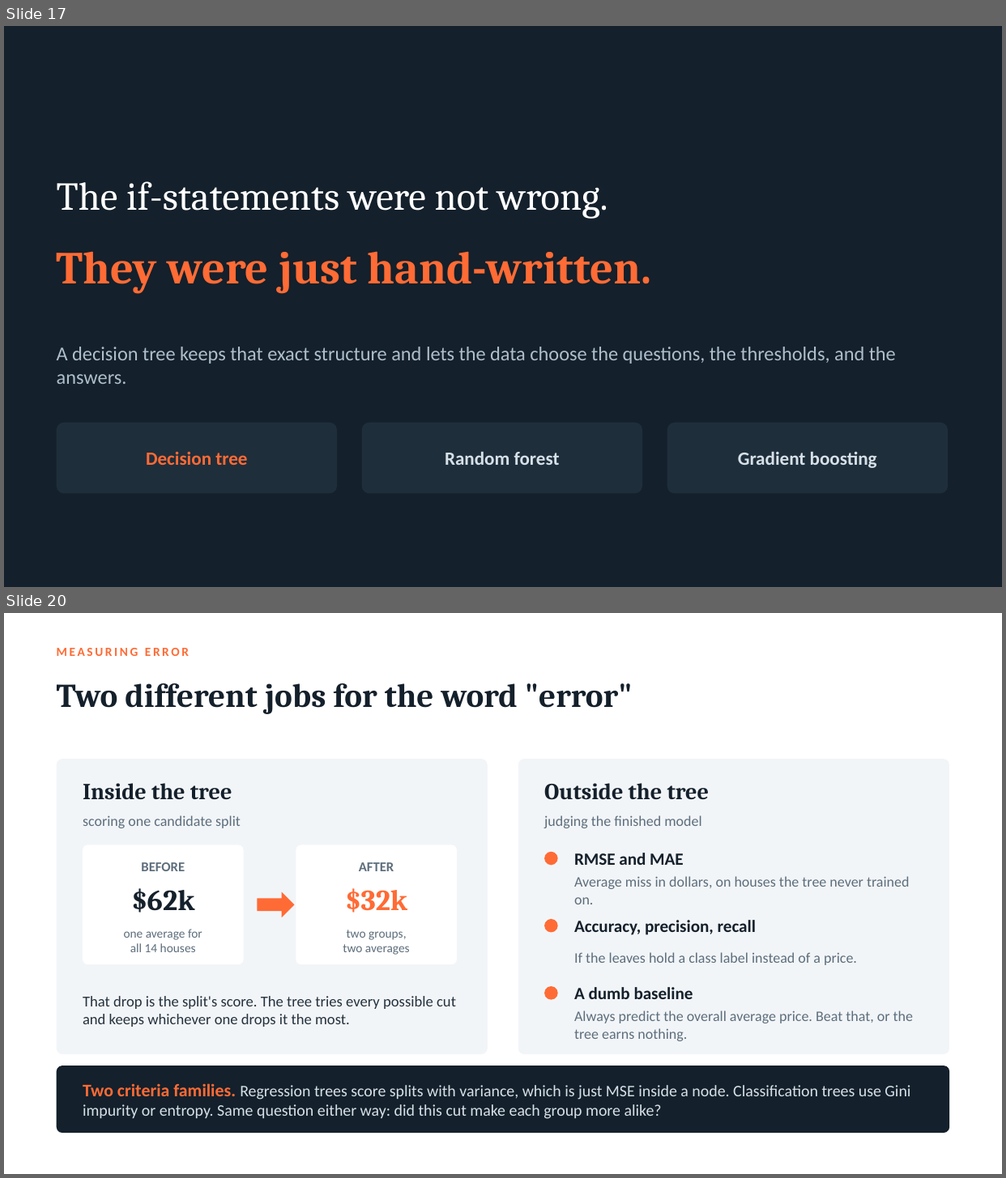
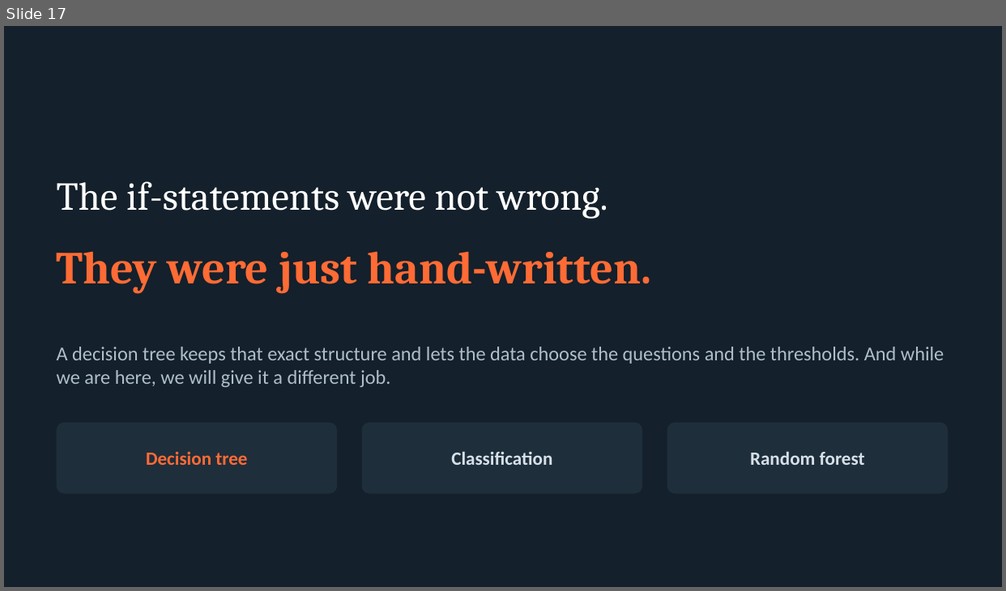
Before and after one commit to UPJ-CS-Club/MM-ml-oct-2026, a slide deck: slides.pptx. Shown one above the other, each under a label of ours: slides 17 and 20 before the commit, slide 17 after it; the slides between them are not shown. The pictures are 1006x1178 and 1006x591 pixels, drawn with LibreOffice and Linux fonts; fonts in the diff are those of the drawing. Boxes give left, top, right and bottom in pixels: in the first picture for what was removed or moved away, otherwise in the second. Text is boxed around its words. In the diff, an @@ line names an element or a change of style, - is before the commit and + after.

```diff
--- a/slides.pptx
+++ b/slides.pptx
@@ slide 20 removed at [4, 613, 1002, 1174], background #FFFFFF @@
@@ text removed at [57, 648, 189, 656] @@
-MEASURING ERROR
@@ text removed at [57, 683, 633, 714] @@
-Two different jobs for the word "error"
@@ rounded rectangle removed at [57, 759, 488, 1054] @@
@@ rounded rectangle removed at [518, 759, 949, 1054] @@
@@ text removed at [83, 783, 232, 800] @@
-Inside the tree
@@ text removed at [544, 783, 710, 800] @@
-Outside the tree
@@ text removed at [83, 815, 241, 828] @@
-scoring one candidate split
@@ text removed at [544, 815, 701, 828] @@
-judging the finished model
@@ rounded rectangle removed at [83, 845, 244, 965] @@
@@ rounded rectangle removed at [296, 845, 457, 965] @@
@@ ellipse removed at [544, 852, 558, 865] @@
@@ text removed at [574, 853, 684, 865] @@
-RMSE and MAE
@@ text removed at [141, 862, 185, 871] @@
-BEFORE
@@ text removed at [359, 862, 394, 871] @@
-AFTER
@@ text removed at [574, 876, 910, 905] @@
-Average miss in dollars, on houses the tree never trained on.
@@ text removed at [131, 888, 194, 913] @@
-$62k
@@ right arrow removed at [257, 892, 295, 918] @@
@@ text removed at [345, 888, 407, 913] @@
-$32k
@@ ellipse removed at [544, 919, 558, 933] @@
@@ text removed at [574, 920, 756, 935] @@
-Accuracy, precision, recall
@@ text removed at [124, 929, 202, 952] @@
-one average for
-all 14 houses
@@ text removed at [343, 930, 410, 955] @@
-two groups,
-two averages
@@ text removed at [574, 952, 857, 965] @@
-If the leaves hold a class label instead of a price.
@@ text removed at [83, 996, 456, 1027] @@
-That drop is the split's score. The tree tries every possible cut and keeps whichever one drops it the most.
@@ ellipse removed at [544, 986, 558, 1000] @@
@@ text removed at [574, 987, 693, 999] @@
-A dumb baseline
@@ text removed at [574, 1011, 913, 1041] @@
-Always predict the overall average price. Beat that, or the tree earns nothing.
@@ rounded rectangle removed at [57, 1066, 949, 1133] @@
@@ text removed at [83, 1084, 910, 1119] @@
-Two criteria families. Regression trees score splits with variance, which is just MSE inside a node. Classification trees use Gini impurity or entropy. Same question either way: did this cut make each group more alike?
@@ slide 17 changed as well @@
@@ text at [57, 347, 944, 387]: text changed @@
-A decision tree keeps that exact structure and lets the data choose the questions, the thresholds, and the answers.
+A decision tree keeps that exact structure and lets the data choose the questions and the thresholds. And while we are here, we will give it a different job.
@@ text "Random forest": place and size @@
-text "Random forest" at [445, 452, 560, 465]
+text "Random forest" at [750, 452, 865, 465]
@@ text added at [451, 452, 552, 465], 18 pt, text #D6E0E8, bold @@
+Classification
@@ text removed at [738, 452, 877, 468] @@
-Gradient boosting
```
Also in this commit, not shown: 16 other slides changed, 6 slides added, 3 other slides removed.
